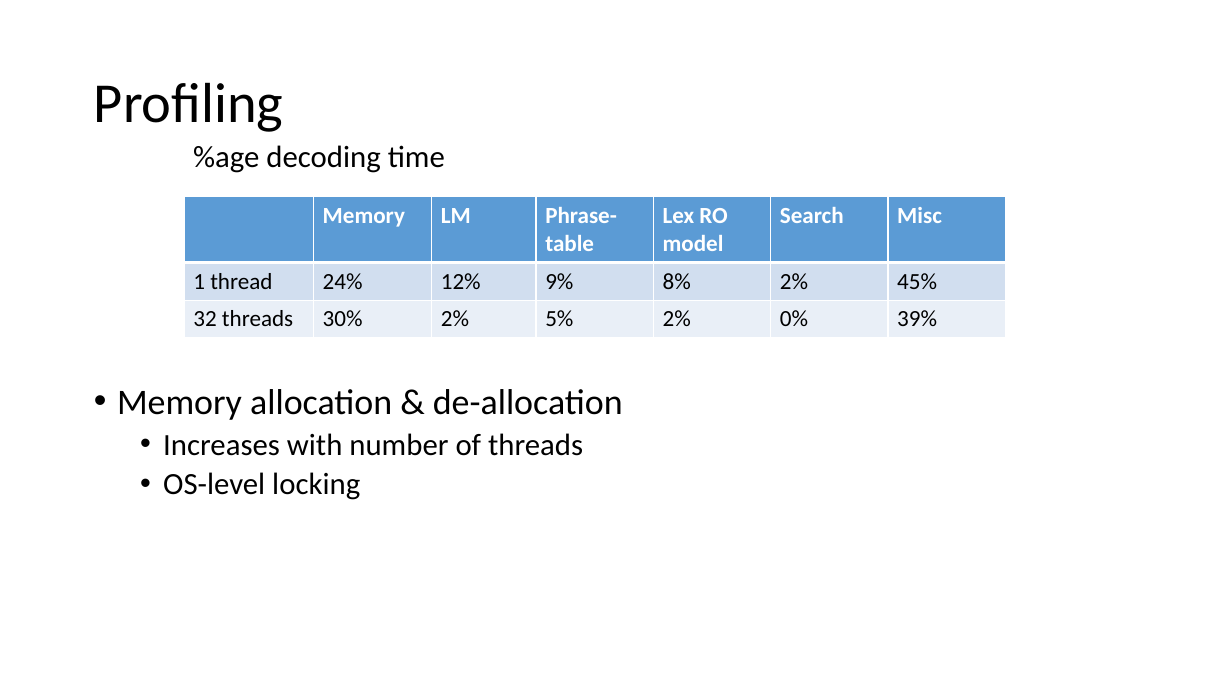
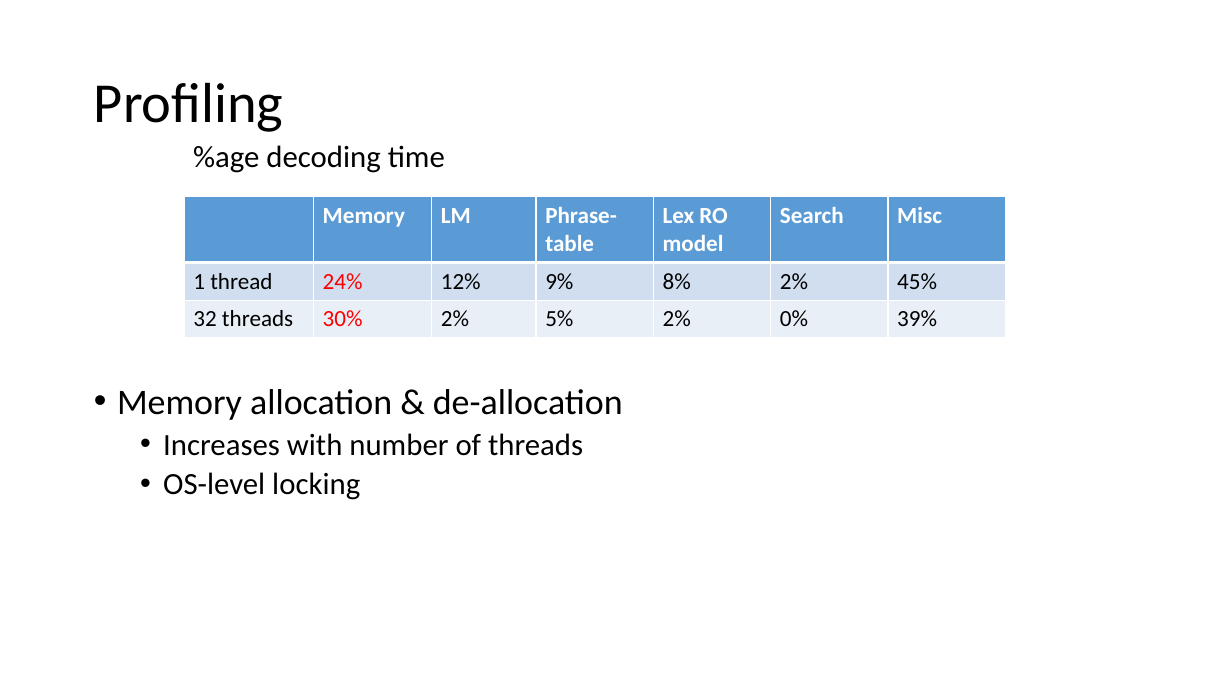
Before and after one commit to hieuhoang/papers, a slide deck: slide 8 of amta.2016/slides.pptx. Drawn at 1232x693 pixels with LibreOffice and Linux fonts; fonts in the diff are those of the drawing. Boxes give left, top, right and bottom in pixels: in the first picture for what was removed or moved away, otherwise in the second. Text is boxed around its words. In the diff, an @@ line names an element or a change of style, - is before the commit and + after.

```diff
--- a/amta.2016/slides.pptx
+++ b/amta.2016/slides.pptx
@@ table at box(184, 197, 1006, 336) @@
@@ text colour #000000 to #FF0000 in "24%", "30%" @@
```
Also in this commit, not shown: 3 other slides changed, 3 slides added.
